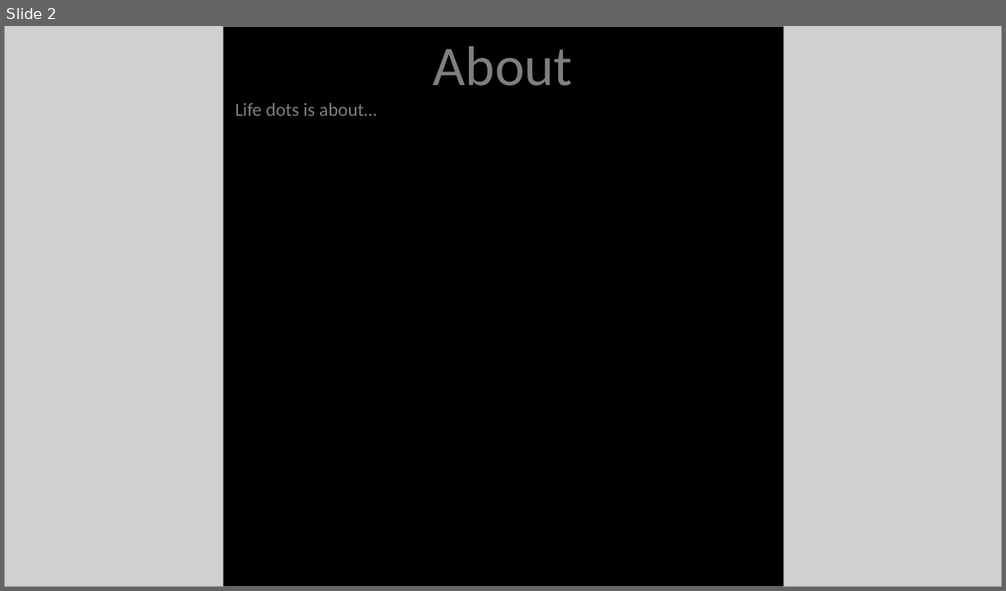
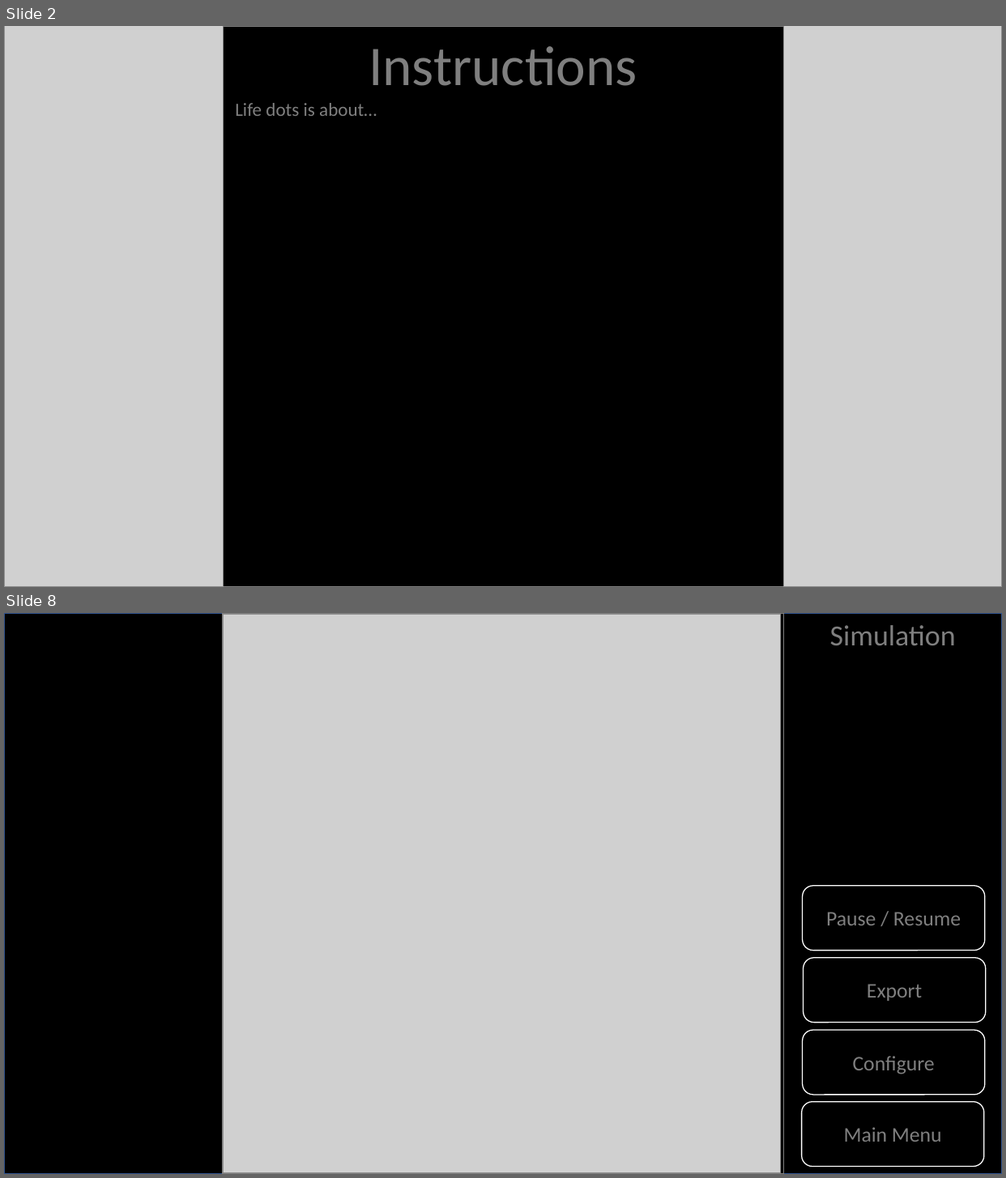
Before and after one commit to ethanprihar/LifeDots, a slide deck: LifeDots.pptx. Shown one above the other, each under a label of ours: slide 2 before the commit, slides 2 and 8 after it; the slides between them are not shown. The pictures are 1006x591 and 1006x1178 pixels, drawn with LibreOffice and Linux fonts; fonts in the diff are those of the drawing; grey boxes stand for pictures. Boxes give left, top, right and bottom in pixels: in the first picture for what was removed or moved away, otherwise in the second. Text is boxed around its words. In the diff, an @@ line names an element or a change of style, - is before the commit and + after.

```diff
--- a/LifeDots.pptx
+++ b/LifeDots.pptx
@@ slide 8 added at (4, 613, 1002, 1174), background #FFFFFF @@
@@ rectangle added at (4, 613, 1002, 1174), fill #000000, outline #325491 1 pt @@
@@ rectangle added at (223, 613, 784, 1174), fill #000000, outline #7F7F7F 1 pt @@
@@ picture added at (224, 615, 781, 1174) @@
@@ text added at (830, 625, 956, 645), 28 pt, text #7F7F7F @@
+Simulation
@@ rounded rectangle added at (803, 885, 986, 950), fill #000000, outline #FFFFFF 1 pt, 20 pt, text #7F7F7F @@
+Pause / Resume
@@ rounded rectangle added at (803, 958, 987, 1023), fill #000000, outline #FFFFFF 1 pt, 20 pt, text #7F7F7F @@
+Export
@@ rounded rectangle added at (803, 1030, 986, 1094), fill #000000, outline #FFFFFF 1 pt, 20 pt, text #7F7F7F @@
+Configure
@@ rounded rectangle added at (802, 1102, 985, 1166), fill #000000, outline #FFFFFF 1 pt, 20 pt, text #7F7F7F @@
+Main Menu
@@ slide 2 changed as well @@
@@ text at (368, 46, 637, 86): text changed @@
-About
+Instructions
```
Also in this commit, not shown: 1 other slide changed, 5 other slides added, 2 slides removed, 1 other file.
